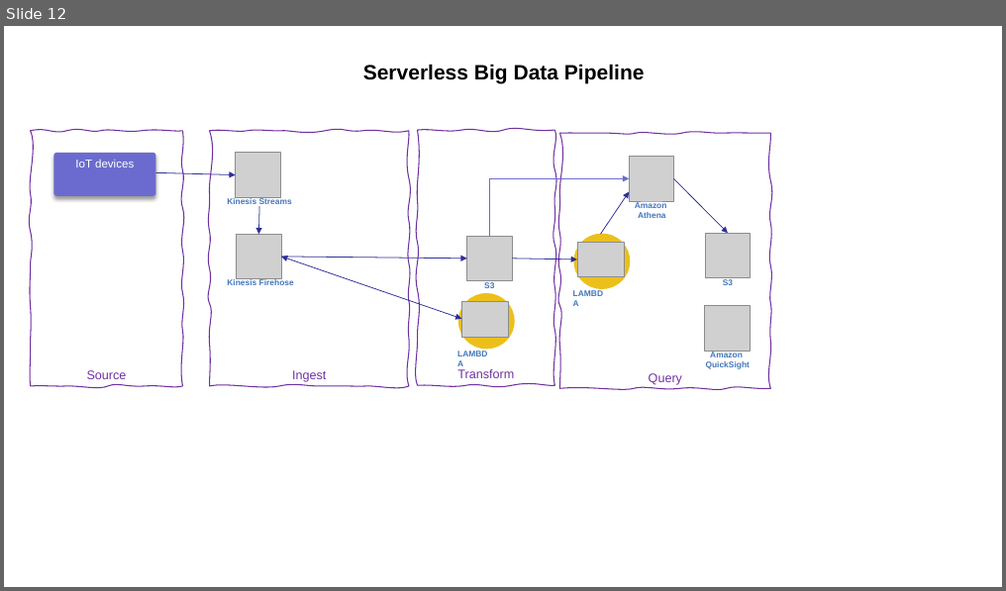
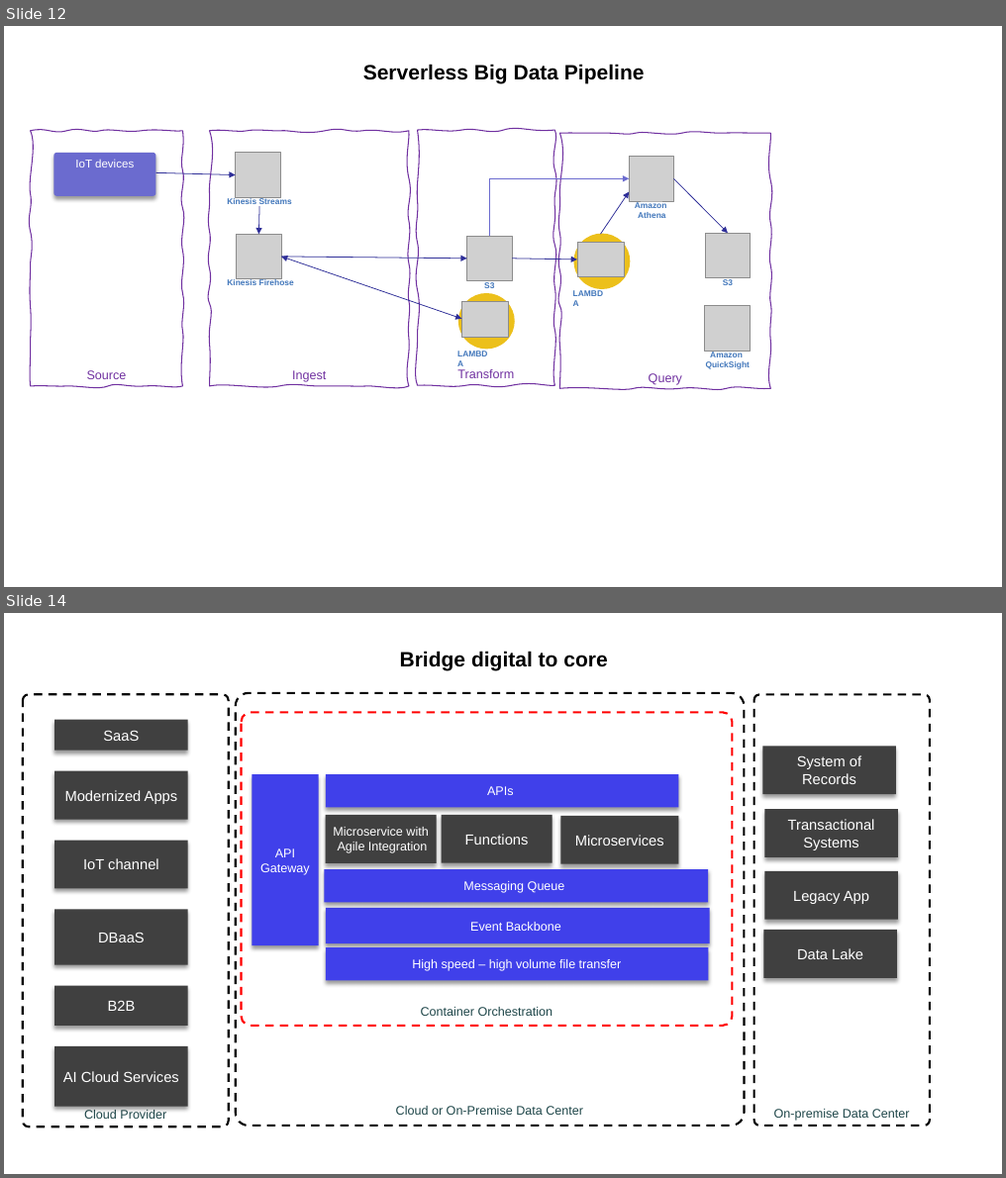
Before and after one commit to jbcodeforce/jbcodeforce.github.io, a slide deck: docs/Diagrams.pptx. Shown one above the other, each under a label of ours: slide 12 before the commit, slides 12 and 14 after it; the slides between them are not shown. The pictures are 1006x591 and 1006x1178 pixels, drawn with LibreOffice and Linux fonts; fonts in the diff are those of the drawing; grey boxes stand for pictures. Boxes give left, top, right and bottom in pixels: in the first picture for what was removed or moved away, otherwise in the second. Text is boxed around its words. In the diff, an @@ line names an element or a change of style, - is before the commit and + after.

```diff
--- a/docs/Diagrams.pptx
+++ b/docs/Diagrams.pptx
@@ slide 14 added at (4, 613, 1002, 1174), background #FFFFFF; not listed: 1 template element that a slide beside it also shows @@
@@ title added at (400, 651, 607, 670), 20 pt, text #000000, bold @@
+Bridge digital to core
@@ rounded rectangle added at (23, 694, 229, 1128), outline #000000 2 pt dashed, 12 pt, text #1E4649 @@
+Cloud Provider
@@ rounded rectangle added at (236, 693, 745, 1126), outline #000000 2 pt dashed, 12 pt, text #1E4649 @@
+Cloud or On-Premise Data Center
@@ rounded rectangle added at (754, 694, 930, 1126), outline #000000 2 pt dashed, 12 pt, text #1E4649 @@
+On-premise Data Center
@@ rectangle added at (54, 720, 188, 751), fill #404040, 14 pt, text #FFFFFF @@
+SaaS
@@ rounded rectangle added at (242, 713, 733, 1026), outline #FF0000 2 pt dashed, 12 pt, text #1E4649 @@
+Container Orchestration
@@ rectangle added at (763, 747, 896, 795), fill #404040, 14 pt, text #FFFFFF @@
+System of Records
@@ rectangle added at (54, 771, 188, 820), fill #404040, 14 pt, text #FFFFFF @@
+Modernized Apps
@@ rectangle added at (252, 774, 319, 947), fill #4040EA, 12 pt, text #FFFFFF @@
+API Gateway
@@ rectangle added at (326, 774, 679, 808), fill #4040EA, 12 pt, text #FFFFFF @@
+APIs
@@ rectangle added at (325, 815, 436, 863), fill #404040, 12 pt, text #FFFFFF @@
+Microservice with Agile Integration
@@ rectangle added at (442, 815, 552, 863), fill #404040, 14 pt, text #FFFFFF @@
+Functions
@@ rectangle added at (561, 816, 678, 864), fill #404040, 14 pt, text #FFFFFF @@
+Microservices
@@ rectangle added at (764, 809, 898, 858), fill #404040, 14 pt, text #FFFFFF @@
+Transactional Systems
@@ rectangle added at (54, 841, 188, 889), fill #404040, 14 pt, text #FFFFFF @@
+IoT channel
@@ rectangle added at (325, 869, 709, 903), fill #4040EA, 12 pt, text #FFFFFF @@
+Messaging Queue
@@ rectangle added at (764, 871, 898, 920), fill #404040, 14 pt, text #FFFFFF @@
+Legacy App
@@ rectangle added at (54, 909, 188, 964), fill #404040, 14 pt, text #FFFFFF @@
+DBaaS
@@ rectangle added at (326, 908, 710, 944), fill #4040EA, 12 pt, text #FFFFFF @@
+Event Backbone
@@ rectangle added at (764, 930, 897, 978), fill #404040, 14 pt, text #FFFFFF @@
+Data Lake
@@ rectangle added at (326, 948, 709, 980), fill #4040EA, 12 pt, text #FFFFFF @@
+High speed – high volume file transfer
@@ rectangle added at (54, 986, 188, 1026), fill #404040, 14 pt, text #FFFFFF @@
+B2B
@@ rectangle added at (54, 1047, 188, 1107), fill #404040, 14 pt, text #FFFFFF @@
+AI Cloud Services
```
Also in this commit, not shown: 1 other slide added, 3 other files.
